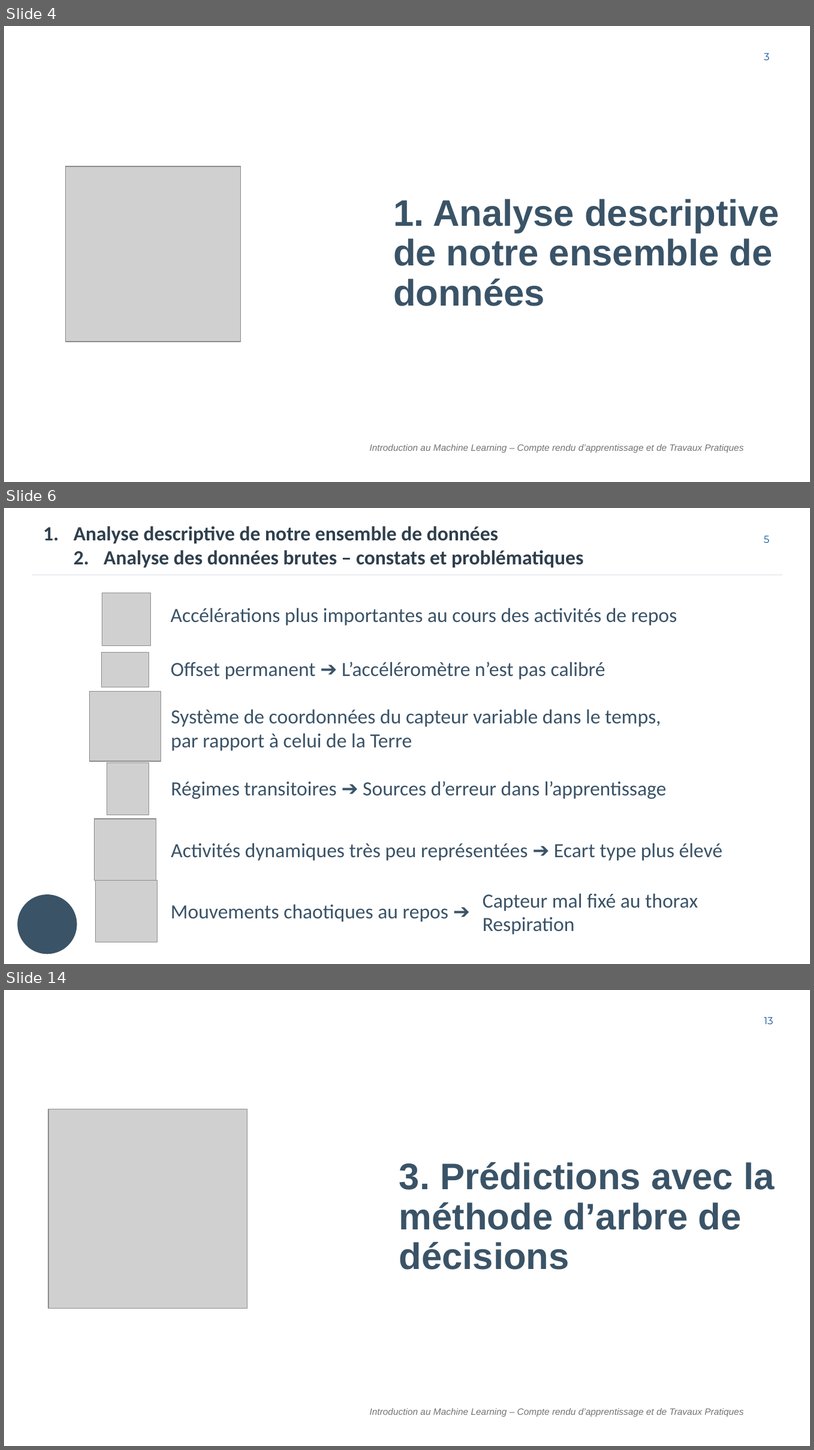
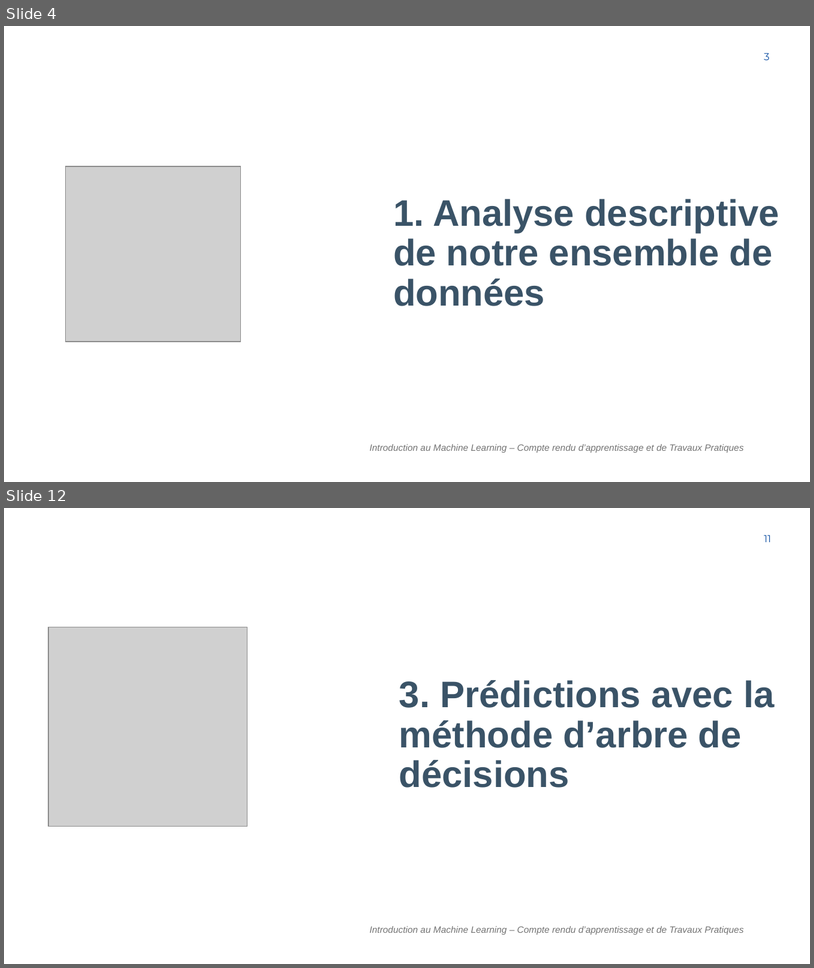
Before and after one commit to will-afs/IML, a slide deck: doc/Rapport.pptx. Shown one above the other, each under a label of ours: slides 4, 6 and 14 before the commit, slides 4 and 12 after it; the slides between them are not shown. The pictures are 814x1450 and 814x968 pixels, drawn with LibreOffice and Linux fonts; fonts in the diff are those of the drawing; grey boxes stand for pictures; background and template pictures are left out. Boxes give left, top, right and bottom in pixels: in the first picture for what was removed or moved away, otherwise in the second. Text is boxed around its words. In the diff, an @@ line names an element or a change of style, - is before the commit and + after.

```diff
--- a/doc/Rapport.pptx
+++ b/doc/Rapport.pptx
@@ slide 6 removed at (4,508,810,964), background #FFFFFF @@
@@ text removed at (74,526,584,568) @@
-1. Analyse descriptive de notre ensemble de données
-  2. Analyse des données brutes – constats et problématiques
@@ page number removed at (764,536,770,543) @@
-5
@@ line removed from (32, 575) to (783, 575) @@
@@ picture removed at (102,593,150,647) @@
@@ text removed at (171,608,677,626) @@
-Accélérations plus importantes au cours des activités de repos
@@ picture removed at (101,652,149,687) @@
@@ text removed at (171,662,606,680) @@
-Offset permanent ➔ L’accéléromètre n’est pas calibré
@@ picture removed at (89,691,161,761) @@
@@ text removed at (171,709,661,751) @@
-Système de coordonnées du capteur variable dans le temps, par rapport à celui de la Terre
@@ picture removed at (107,762,149,815) @@
@@ text removed at (171,781,667,799) @@
-Régimes transitoires ➔ Sources d’erreur dans l’apprentissage
@@ picture removed at (94,819,156,881) @@
@@ text removed at (171,843,723,861) @@
-Activités dynamiques très peu représentées ➔ Ecart type plus élevé
@@ picture removed at (95,881,157,942) @@
@@ ellipse removed at (17,894,77,954) @@
@@ text removed at (483,893,698,911) @@
-Capteur mal fixé au thorax
@@ text removed at (171,904,449,922) @@
-Mouvements chaotiques au repos ➔
@@ text removed at (483,917,575,935) @@
-Respiration
@@ what was slide 14 is now slide 12 @@
@@ page number at (764,535,771,542): text changed @@
-13
+11
```
Also in this commit, not shown: 12 slides changed, 7 slides added, 5 other slides removed, 26 other files.
